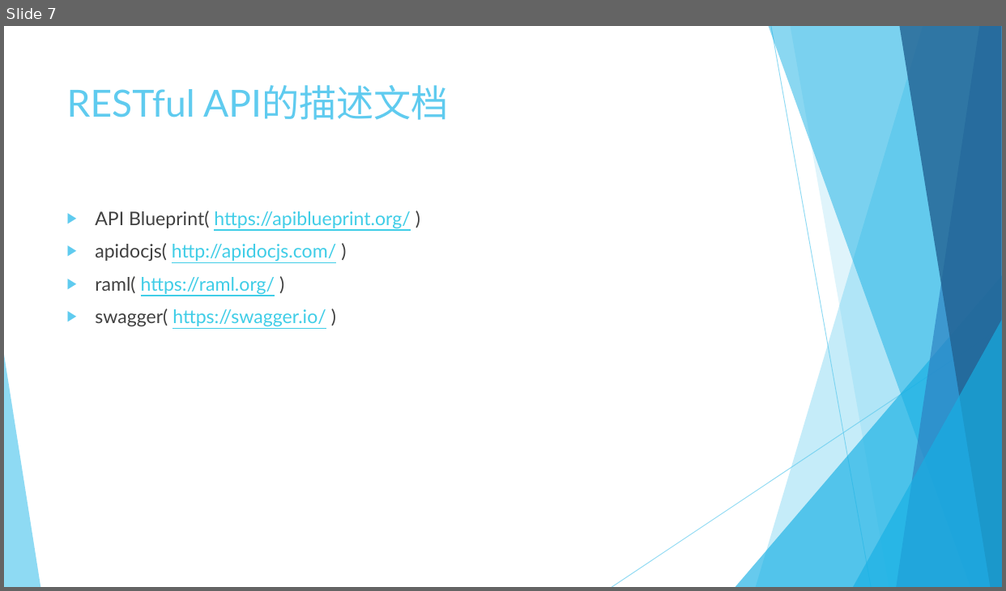
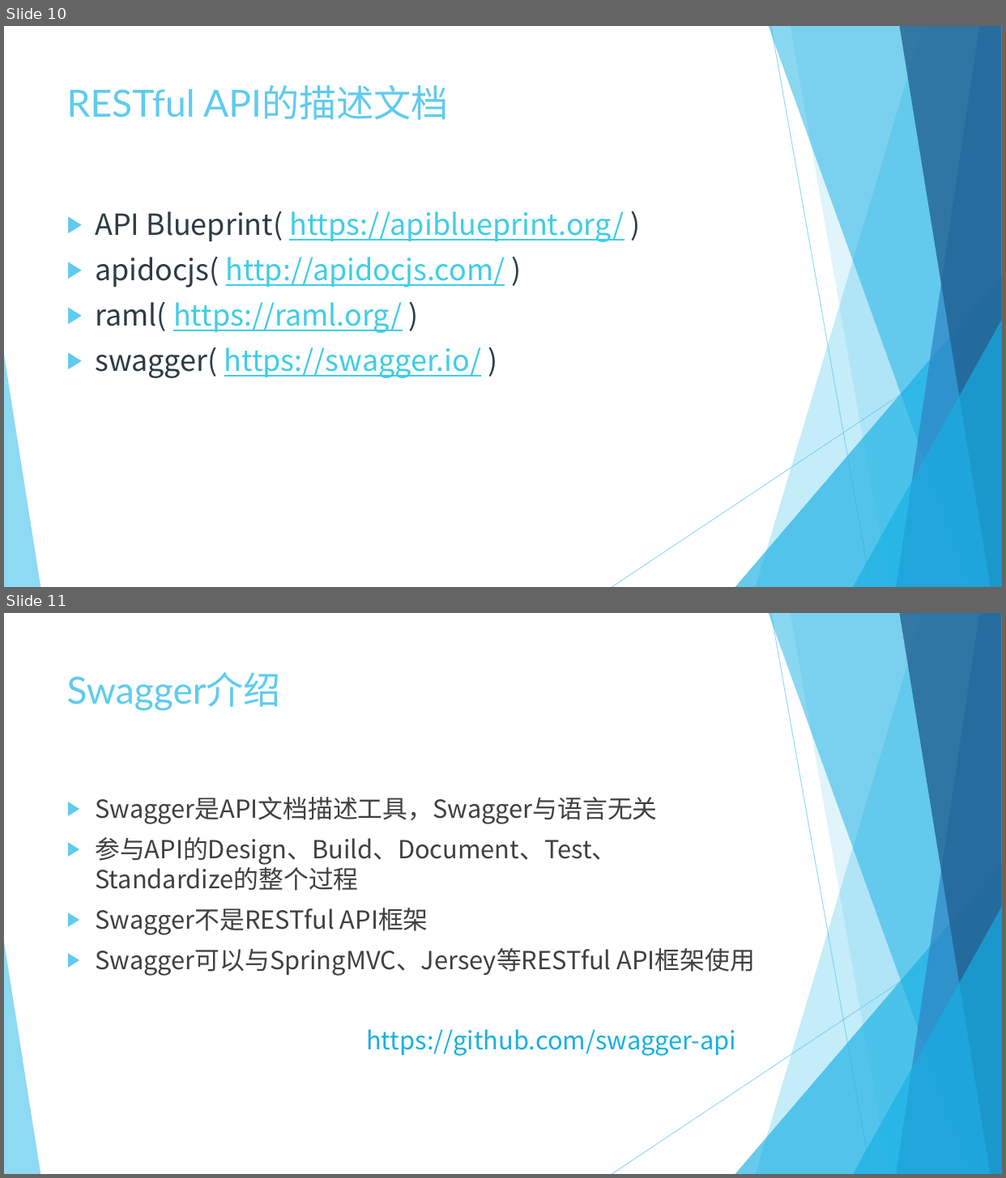
Before and after one commit to Crab2died/micro-boot, a slide deck: rest-api/RESTful.pptx. Shown one above the other, each under a label of ours: slide 7 before the commit, slides 10 and 11 after it. The pictures are 1006x591 and 1006x1178 pixels, drawn with LibreOffice and Linux fonts; fonts in the diff are those of the drawing. Boxes give left, top, right and bottom in pixels: in the first picture for what was removed or moved away, otherwise in the second. Text is boxed around its words. In the diff, an @@ line names an element or a change of style, - is before the commit and + after.

```diff
--- a/rest-api/RESTful.pptx
+++ b/rest-api/RESTful.pptx
@@ slide 11 added at box(4, 613, 1002, 1174), background #FFFFFF; not listed: 10 template elements that a slide beside it also shows @@
@@ title added at box(67, 672, 281, 711), 36 pt, text #5FCBEF @@
+Swagger介绍
@@ text added at box(95, 797, 754, 1056), 24 pt, text #404040 @@
+▶ Swagger是API文档描述工具，Swagger与语言无关
+▶ 参与API的Design、Build、Document、Test、Standardize的整个过程
+▶ Swagger不是RESTful API框架
+▶ Swagger可以与SpringMVC、Jersey等RESTful API框架使用
+https://github.com/swagger-api
@@ what was slide 7 is now slide 10 @@
@@ slide 10 changed as well @@
@@ text "API Blueprint( https://apiblueprint.org/ )" at box(95, 211, 624, 378): size 18 to 28 pt, font Lato to Noto Sans CJK TC; text colour #404040 to #2C3C43 in "API Blueprint( )", "apidocjs( )", "raml( )", "swagger( )" @@
```
Also in this commit, not shown: 5 other slides changed, 8 other slides added, 1 slide removed.
